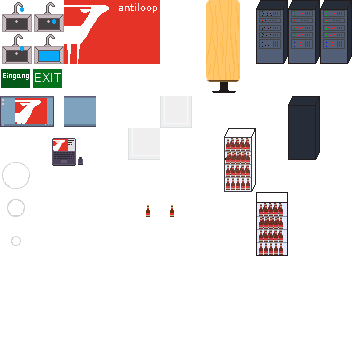
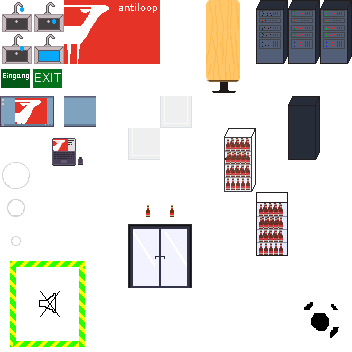
Two versions of the same layered image (352×352). Layer-by-layer changes:
added layer "Football" above "SilentZoneMarkings" over [304, 302, 339, 338]
added group "SilentZoneMarkings" with 5 layers above "EntranceDoor" over [10, 261, 85, 347]
added layer "Speaker" in group "SilentZoneMarkings" over [39, 291, 60, 317]
added layer "SilentZone_top" in group "SilentZoneMarkings" over [10, 261, 85, 267]
added layer "SilentZone_right" in group "SilentZoneMarkings" over [79, 267, 85, 347]
added layer "SilentZone_bottom" in group "SilentZoneMarkings" over [13, 341, 85, 347]
added layer "SilentZone_left" in group "SilentZoneMarkings" over [10, 267, 17, 347]
added layer "EntranceDoor" above "BeerBottle right" over [128, 224, 192, 288]
